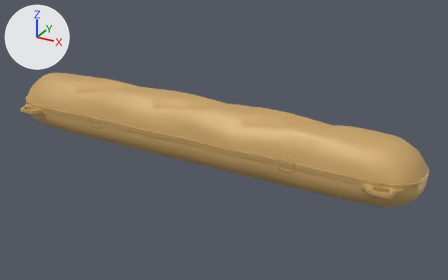
The glTF model reviews/baguette-v3/baguette-v3.glb, before and after one commit.
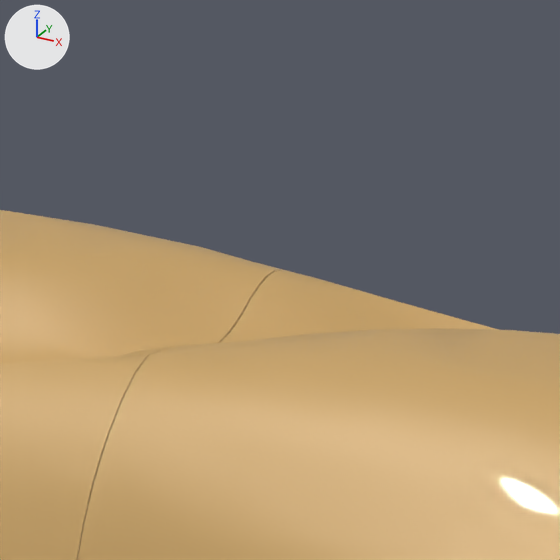
Each version is shown whole from a 50 mm lens placed at (416.0, -688.0, 335.0), pointed at (35.0, 4.0, -11.0), then close up on the part from 39% to 52% of the width and 24% to 46% of the height. Lighting does not change. The marker at upper left points along +X, +Y and +Z. The first two pictures are the older version. Where no turn or scale is listed for an object, it has been applied to the vertices. Vertices at exactly the same position are counted once.

The older version as bpy lines, for what is in view:
```python
me_mesh_0 = bpy.data.meshes.new('Mesh_0')
me_mesh_0.from_pydata(...)  # 3765 vertices, 7540 faces; spans x -311.0..-4.0, y -48.0..44.0, z -10.0..43.0
me_mesh_0.materials.append(mat_prototype_pla)  # orange #cba567
me_mesh_1 = bpy.data.meshes.new('Mesh_1')
me_mesh_1.from_pydata(...)  # 3733 vertices, 7466 faces; spans x -4.0..311.0, y -48.0..44.0, z -10.0..43.0
me_mesh_1.materials.append(mat_prototype_pla)  # orange #cba567
ob_lid_a = bpy.data.objects.new('lid_A', me_mesh_0)
ob_lid_a.location = (0.0, 0.0, 0.0)
ob_lid_b = bpy.data.objects.new('lid_B', me_mesh_1)
ob_lid_b.location = (0.0, 0.0, 0.0)
```
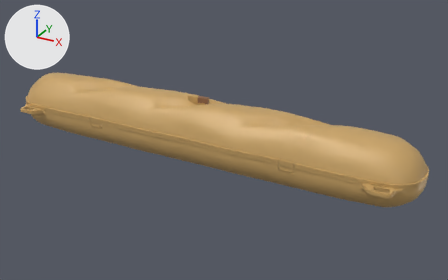
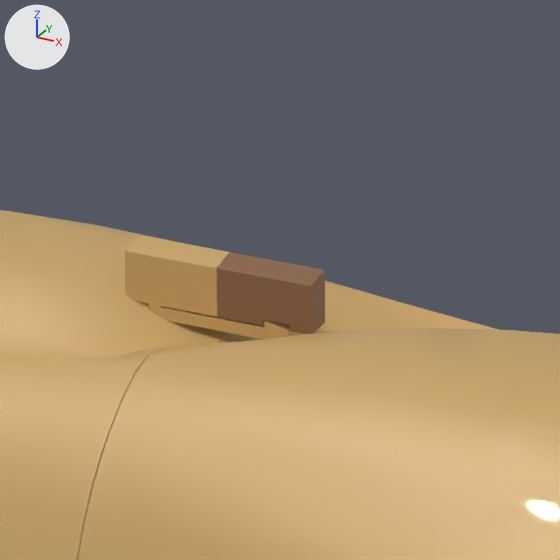
Boxes [x1, y1, x2, y2] around the edits, measured in the close-ups (560 x 560 px; the box of a moved part takes in the faces that stretch with it):
'joint_section_A', added (orange): after [124, 235, 300, 339]
'joint_section_B', added (brown): after [218, 252, 325, 334]
part 1 of me_mesh_1, moved or reshaped: before [356, 435, 560, 560]; after [78, 329, 560, 560]

Patch to the scene script:
```diff
--- a/reviews/baguette-v3/baguette-v3.glb.py
+++ b/reviews/baguette-v3/baguette-v3.glb.py
@@ mat_segment_b_section @@
+mat_segment_b_section = principled_material('Segment B section')
+mat_segment_b_section.base_color = (0.25, 0.122, 0.0595)  # brown #896245
+mat_segment_b_section.roughness = 0.55
@@ me_mesh_1 @@
 # used by ob_lid_b; location = (0.0, 0.0, 0.0)
-me_mesh_1.from_pydata(...)  # 3733 vertices, 7466 faces; spans x -4.0..311.0, y -48.0..44.0, z -10.0..43.0
+me_mesh_1.from_pydata(...)  # 4291 vertices, 8582 faces; spans x -4.0..311.0, y -48.0..44.0, z -10.0..43.0
+# me_mesh_1 part 1: 125 vertices moved from x 54.0..222.0, y -43.0..43.0, z -1.0..41.0 to x 57.0..222.0, y -43.0..43.0, z -1.0..41.0; 830 vertices removed from x 53.0..226.0, y -45.0..43.0, z 0.0..43.0; 1388 vertices added at x -4.0..306.0, y -46.0..44.0, z -9.0..43.0
 me_mesh_1.materials.append(mat_prototype_pla)
@@ me_mesh_7_1 @@
+me_mesh_7_1.from_pydata(...)  # 32 vertices, 60 faces; spans x -3.9..12.0, y 0.0..4.0, z 38.7..47.5
+me_mesh_7_1.materials.append(mat_segment_b_section)  # brown #896245
@@ me_mesh_6_1 @@
+me_mesh_6_1.from_pydata(...)  # 58 vertices, 112 faces; spans x -20.0..8.0, y 0.0..4.0, z 36.5..47.6
+me_mesh_6_1.materials.append(mat_prototype_pla)  # orange #cba567
@@ ob_joint_section_b @@
+ob_joint_section_b = bpy.data.objects.new('joint_section_B', me_mesh_7_1)
+ob_joint_section_b.location = (0.0, 0.0, 0.0)
@@ ob_joint_section_a @@
+ob_joint_section_a = bpy.data.objects.new('joint_section_A', me_mesh_6_1)
+ob_joint_section_a.location = (0.0, 0.0, 0.0)
```
